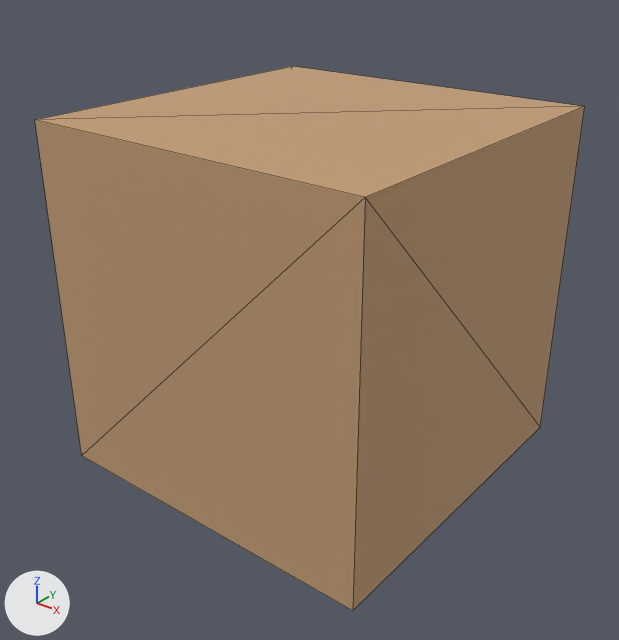
One commit to the glTF model public/model/quaternius/props/MarketStall.glb: the scene before it, then after it.
Both versions are drawn from a 50 mm camera at (1.362, -1.739, 1.481) aimed at (0.018, -0.059, 0.44). The axes (+X, +Y, +Z) are drawn at lower left. The lights are the same throughout. The first picture is the older version. Mesh edges are drawn as thin lines. Vertices at exactly the same position are counted once.

Names of what the first picture shows: 'filler_MarketStall'.
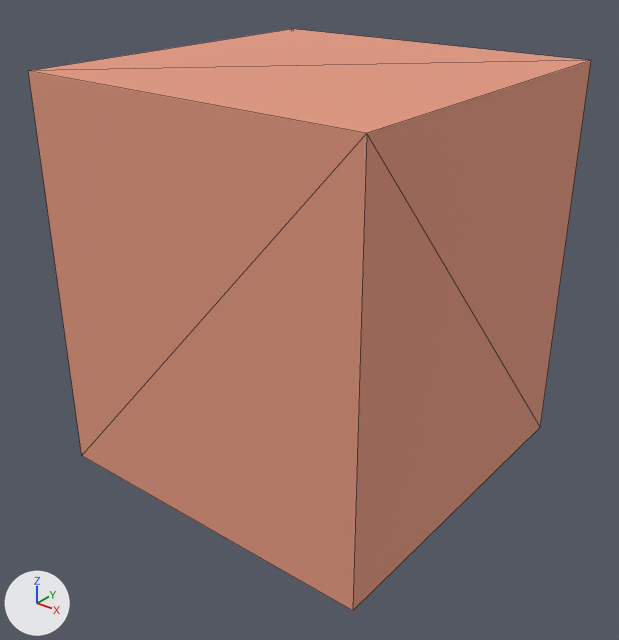
The newer file is also rescaled (x0.85), turned or shifted as a whole; pictures and numbers use the older file's frame.

Where the change shows, as pixel boxes (x1, y1, x2, y2) in the pictures (619 x 640 px):
'filler_MarketStall', recoloured, reshaped (brown to beige, 7% taller)
    before: (35, 66, 585, 611)
    after: (28, 29, 591, 611)

The change, as a list of edits to the scene's bpy script:
```text
Add mat_props_marketstall_material:
    mat_props_marketstall_material = principled_material('props_MarketStall_material')
    mat_props_marketstall_material.base_color = (0.78, 0.32, 0.22)  # beige #e59981
    mat_props_marketstall_material.metallic = 0.05
    mat_props_marketstall_material.roughness = 0.88
Change me_marketstall:
    used by ob_filler_marketstall; location = (0.0, 0.0, 0.0)
    before: 1 (0.5, 0.5, 1.0) at pixel (584, 106), 2 (0.5, -0.5, 1.0) at pixel (365, 197), 5 (-0.5, -0.5, 1.0) at pixel (34, 119), 6 (-0.5, 0.5, 1.0) at pixel (292, 66)
    remove me_marketstall.from_pydata(...)  # 8 vertices, 12 faces; spans x -0.5..0.5, y -0.5..0.5, z 0.0..1.0
    remove me_marketstall.materials.append(mat_props_filler_material)  # brown #c49e76
    add me_marketstall.from_pydata(...)  # 8 vertices, 12 faces; spans x -0.5..0.5, y -0.5..0.5, z 0.0..1.118
    me_marketstall part 1
    add for i in [1, 2, 5, 6]: me_marketstall.vertices[i].co += Vector((0.0, 0.0, 0.118))
    add me_marketstall.materials.append(mat_props_marketstall_material)  # beige #e59981
```
